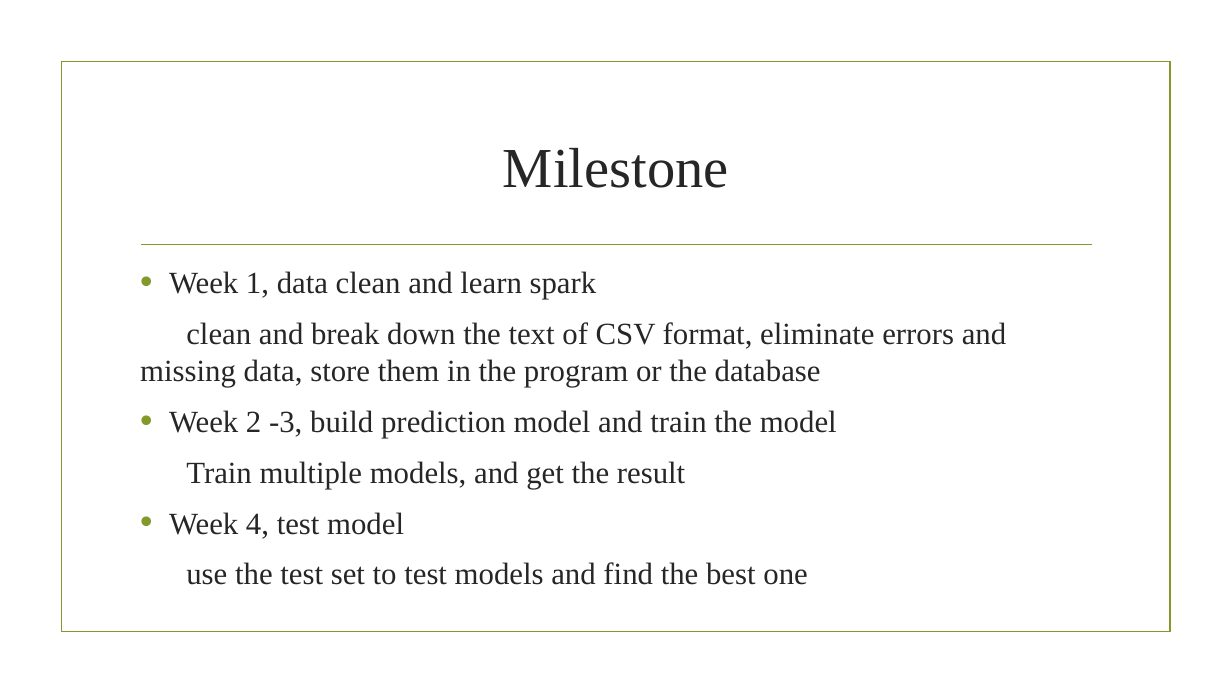
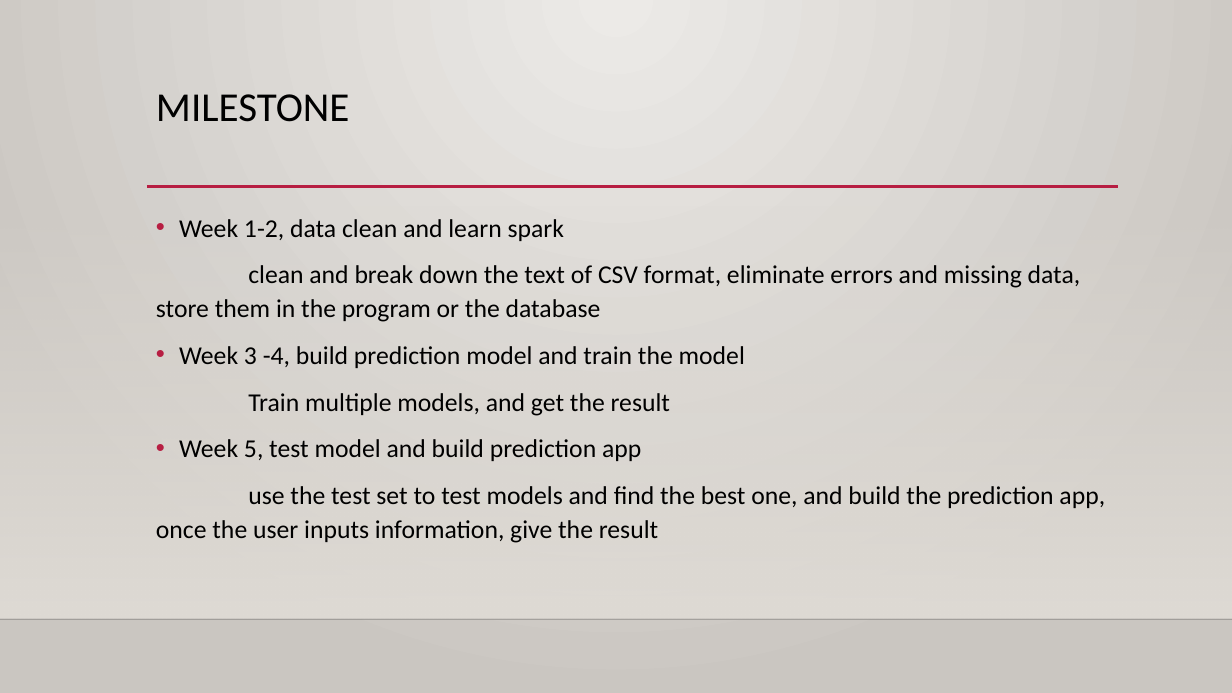
Before and after one commit to MAQI-SHI/CSYE-7200-Final-Project-Team-6, a slide deck: slide 6 of finalPresentation.pptx (slide 5 before the commit). Drawn at 1232x693 pixels with LibreOffice and Linux fonts; fonts in the diff are those of the drawing; background and template pictures are left out. Boxes give left, top, right and bottom in pixels: in the first picture for what was removed or moved away, otherwise in the second. Text is boxed around its words. In the diff, an @@ line names an element or a change of style, - is before the commit and + after.

Commit message:
add ppt

```diff
--- a/finalPresentation.pptx
+++ b/finalPresentation.pptx
@@ background picture (left out) to gradient #ECEAE7 to #CAC7C1 @@
@@ title "MILESTONE" at box(156, 94, 350, 122): vertical alignment middle to top @@
@@ title at box(156, 94, 350, 122): text changed; size 44 to 32 pt; font Times New Roman to Calibri; text colour #262626 to #000000 @@
-Milestone
+MILESTONE
@@ rectangle: place and size @@
-rectangle at box(61, 62, 1170, 632)
+rectangle at box(0, 204, 1232, 619)
@@ rectangle at box(0, 204, 1232, 619): fill none to gradient #DFDBD5; outline #83992A 1.25 pt to none @@
@@ text "Week 1-2, data clean and ...": place and size @@
-text "Week 1-2, data clean and ..." at box(140, 271, 1006, 585)
+text "Week 1-2, data clean and ..." at box(156, 219, 1105, 543)
@@ line moved from (141, 245) - (1092, 245) to (147, 187) - (1118, 187) @@
@@ line (147, 187) - (1118, 187): stroke #83992A 1.25 pt to #B71E42 2.5 pt @@
@@ text at box(179, 219, 564, 241): text changed; size 24 to 20 pt; font Times New Roman to Calibri; text colour #262626 to #000000 @@
-• Week 1, data clean and learn spark
+• Week 1-2, data clean and learn spark
@@ text at box(156, 265, 1081, 416): size 24 to 20 pt, font Times New Roman to Calibri, text colour #262626 to #000000 in "clean and break down the text of ...", "Train multiple models, and get the result"; line spacing 1 to 1.1 @@
@@ text at box(179, 346, 745, 368): text changed; size 24 to 20 pt; font Times New Roman to Calibri; text colour #262626 to #000000 @@
-• Week 2 -3, build prediction model and train the model
+• Week 3 -4, build prediction model and train the model
@@ text at box(156, 439, 1105, 543): text changed; size 24 to 20 pt; font Times New Roman to Calibri; text colour #262626 to #000000 @@
-• Week 4, test model
-use the test set to test models and find the best one
+• Week 5, test model and build prediction app
+use the test set to test models and find the best one, and build the prediction app, once the user inputs information, give the result
@@ line added from (0, 619) to (1232, 619), #000001 1 pt @@
```
Also in this commit, not shown: 12 other slides changed, 6 slides added, 2 slides removed, 2 other files.
